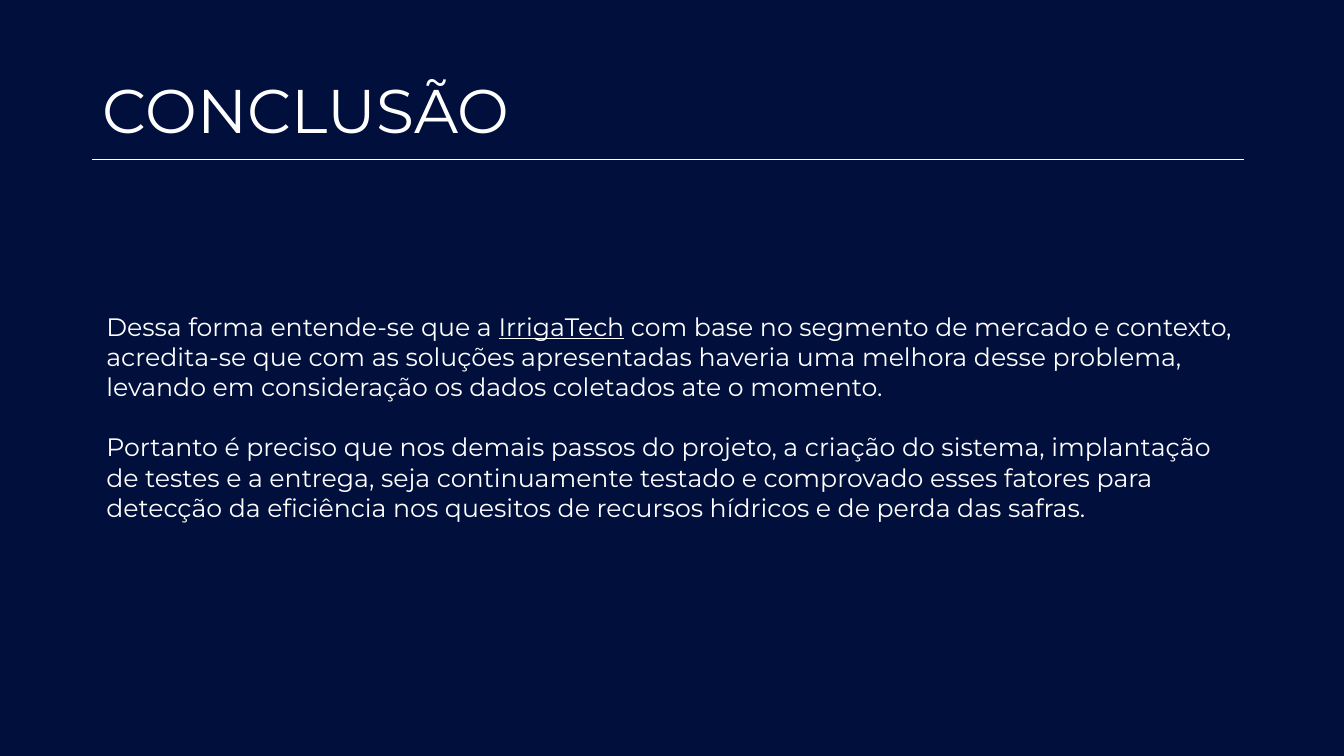
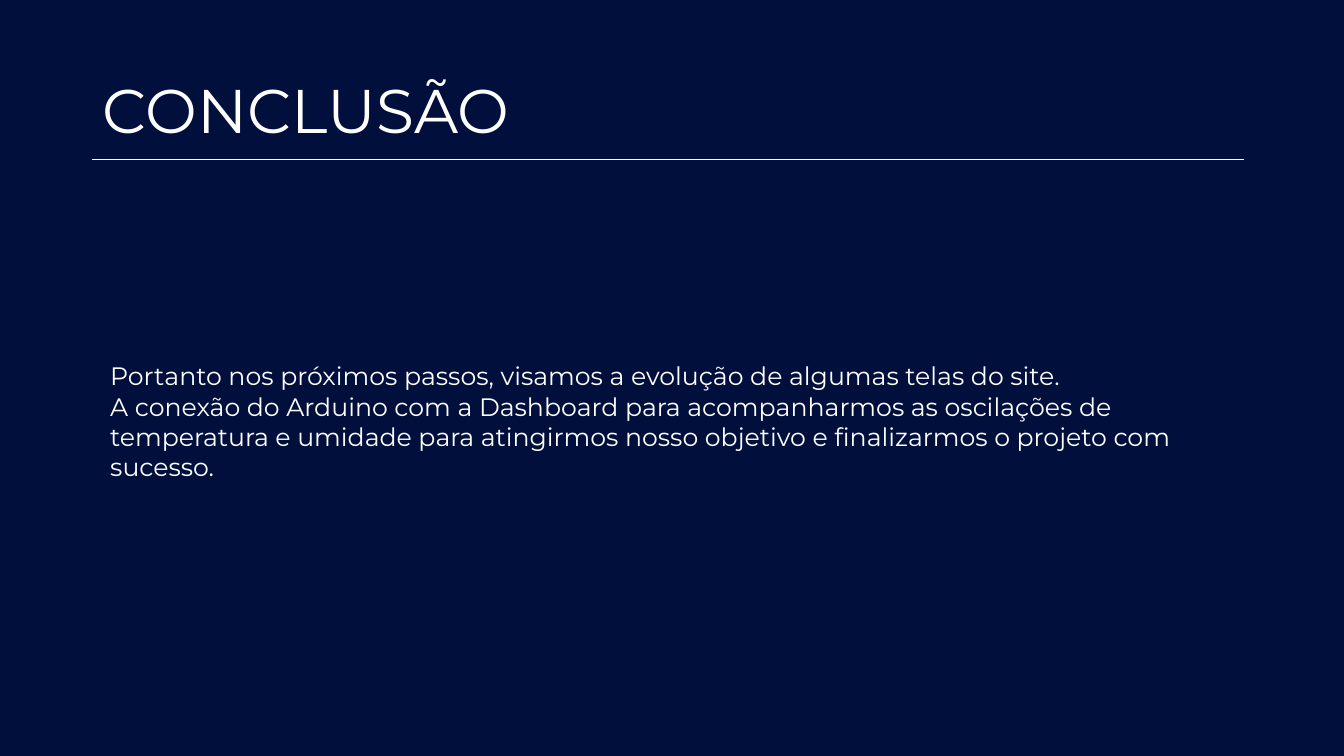
Before and after one commit to cesarLimaz29/Irrigatech, a slide deck: slide 11 of Documentação/Apresentação Sprint 2.pptx. Drawn at 1344x756 pixels with LibreOffice and Linux fonts; fonts in the diff are those of the drawing. Boxes give left, top, right and bottom in pixels: in the first picture for what was removed or moved away, otherwise in the second. Text is boxed around its words. In the diff, an @@ line names an element or a change of style, - is before the commit and + after.

```diff
--- a/Documentação/Apresentação Sprint 2.pptx
+++ b/Documentação/Apresentação Sprint 2.pptx
@@ text at (110, 366, 1170, 476): text changed @@
-Dessa forma entende-se que a IrrigaTech com base no segmento de mercado e contexto, acredita-se que com as soluções apresentadas haveria uma melhora desse problema, levando em consideração os dados coletados ate o momento.
-Portanto é preciso que nos demais passos do projeto, a criação do sistema, implantação de testes e a entrega, seja continuamente testado e comprovado esses fatores para detecção da eficiência nos quesitos de recursos hídricos e de perda das safras.
+Portanto nos próximos passos, visamos a evolução de algumas telas do site.
+A conexão do Arduino com a Dashboard para acompanharmos as oscilações de temperatura e umidade para atingirmos nosso objetivo e finalizarmos o projeto com sucesso.
```
Also in this commit, not shown: 1 other slide changed.
